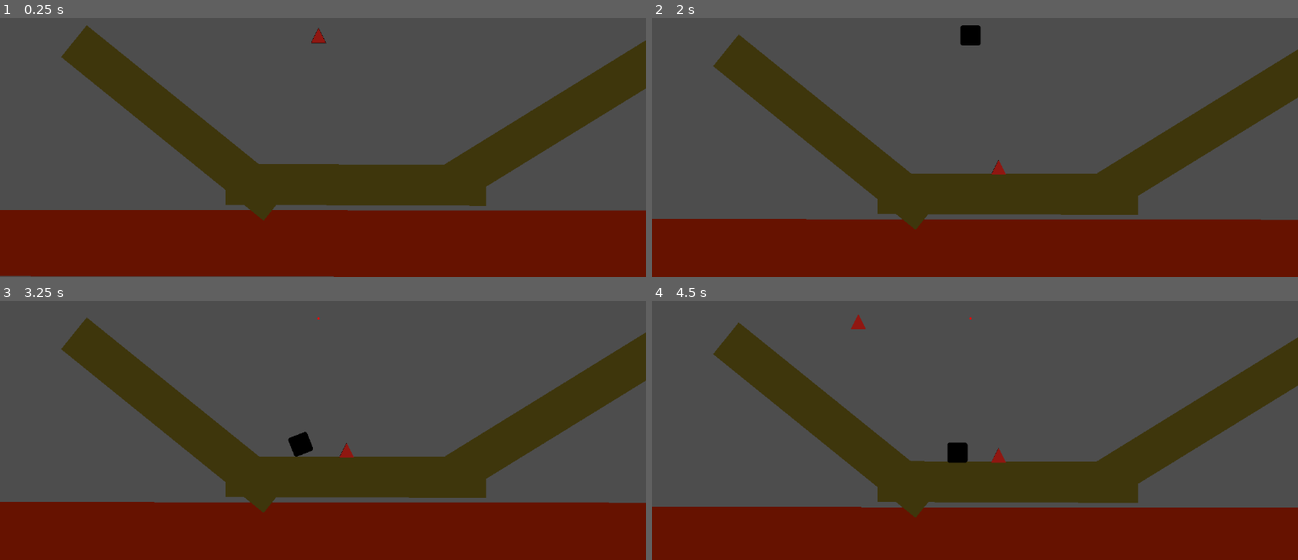
Above: before the commit, frames 1-4 (two rows, left to right).
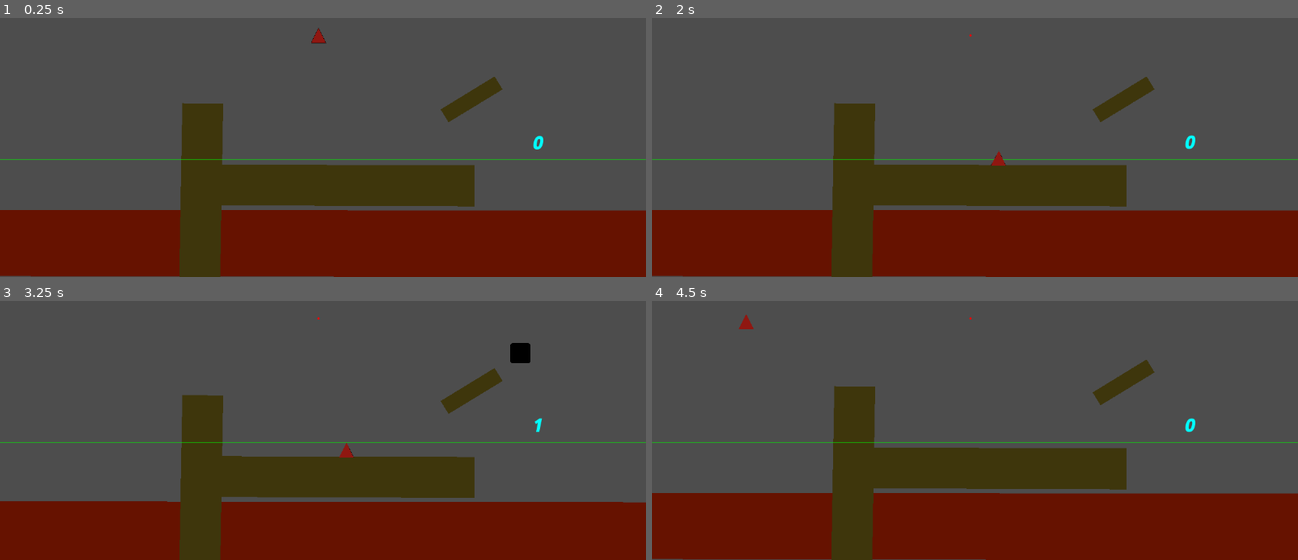
Above: after the commit, the same moments.

Repository: CodyI20/stacking-boxes
Game: Godot game, scene res://Scenes/game.tscn
Two runs of this game, one before a commit and one after it. Both use one fixed random seed, a clock stepped at 60 frames per second and the inputs below. The project has no main scene, so this scene is started directly. The engine's default icon, where the game draws it, is replaced by a stand-in: a white triangle on a blue panel in a dark square.
Inputs:
- Up to frame 1 (0.25 s): no input
- Up to frame 2 (2 s): tap Enter at 0.5 s; hold D (Right) 0.53-1.28 s; tap Space (Space) at 0.6, 1.35 s; hold A (Left) from 1.28 s (still down)
- Up to frame 3 (3.25 s): release A (Left) at 2.03 s; hold D (Right) from 2.03 s (still down); tap Space (Space) at 2.1, 2.85 s
- Up to frame 4 (4.5 s): release D (Right) at 3.53 s; hold A (Left) from 3.53 s (still down); tap Space (Space) at 3.6, 4.35 s

The runs differ from the first frame. In frame 1, 13% of the frame differs, in the area x 0-100%, y 2-100%; in frame 2, 18%; in frame 3, 14%; in frame 4, 20%, in the area x 0-100%, y 5-100%.

Commit message:
Polishing
 - Added a line render to show the raycast (height line)
 - Added a canvas layer, a rich label and a script connected to it for displaying the current score ( located in the MatchData.gd)
 - Created a proper level layout

Diff:
--- a/GDScripts/Global/Events.gd
+++ b/GDScripts/Global/Events.gd
@@ -5,3 +5,9 @@
 signal object_hit_safe_ground(object: Node2D)
 signal object_left_safe_ground_early(object: Node2D)
 signal object_frozen(object: Node2D)
+
+# RAYCAST
+signal raycast_position_update
+
+# SCENE
+signal scene_reset
--- a/GDScripts/Global/MatchData.gd
+++ b/GDScripts/Global/MatchData.gd
@@ -3,9 +3,13 @@
 var current_score := 0
 
 func _ready() -> void:
-	Events.object_frozen.connect(increment_current_score)
+	Events.raycast_position_update.connect(increment_current_score)
+	Events.scene_reset.connect(reset_score)
 
-
-func increment_current_score(object: Node2D) -> void:
+func increment_current_score() -> void:
 	current_score += 1
 	print_debug("The new score is: ", current_score)
+
+func reset_score() -> void:
+	current_score = 0
+	print_debug("The score has been reset!")
--- a/GDScripts/floor.gd
+++ b/GDScripts/floor.gd
@@ -2,4 +2,5 @@
 
 # The collision mask of this area2D is set to "Rigidbodies", therefore no additional check logic, such as " if collision_layer == ?? ", is required here
 func _on_body_entered(body: Node2D) -> void:
+	Events.scene_reset.emit()
 	get_tree().call_deferred("reload_current_scene")
--- a/GDScripts/ray_cast_2d.gd
+++ b/GDScripts/ray_cast_2d.gd
@@ -5,10 +5,14 @@
 func _ready() -> void:
 	Events.object_frozen.connect(update_position)
 
+func _process(delta: float) -> void:
+	queue_redraw()
+
 func update_position(object: Node2D) -> void:
 	var highest_point = highest_sprite_point(object)
 
 	if global_position.y > highest_point:
+		Events.raycast_position_update.emit()
 		global_position.y = highest_point
 
 
@@ -38,3 +42,6 @@
 			highest_corner_y = world_corner.y
 
 	return highest_corner_y
+
+func _draw() -> void:
+	draw_line(Vector2(global_position.x, 0), target_position, Color.GREEN)
--- a/Scenes/game.tscn
+++ b/Scenes/game.tscn
@@ -1,9 +1,10 @@
-[gd_scene load_steps=6 format=3 uid="uid://c1ghchp5wgott"]
+[gd_scene load_steps=7 format=3 uid="uid://c1ghchp5wgott"]
 
 [ext_resource type="Script" path="res://GDScripts/floor.gd" id="1_lypt3"]
 [ext_resource type="PackedScene" uid="uid://b2u382a5oyxvh" path="res://Scenes/table.tscn" id="2_rpkw3"]
 [ext_resource type="Script" path="res://GDScripts/stackable_object_spawner.gd" id="3_gklty"]
 [ext_resource type="Script" path="res://GDScripts/ray_cast_2d.gd" id="4_mw6q6"]
+[ext_resource type="Script" path="res://Scenes/score_text.gd" id="5_5j15g"]
 
 [sub_resource type="RectangleShape2D" id="RectangleShape2D_cay3g"]
 size = Vector2(1611, 138)
@@ -26,17 +27,18 @@
 shape = SubResource("RectangleShape2D_cay3g")
 
 [node name="TABLE" parent="." instance=ExtResource("2_rpkw3")]
-position = Vector2(401, 447)
+position = Vector2(380, 448)
 collision_mask = 2
 
 [node name="TABLE2" parent="." instance=ExtResource("2_rpkw3")]
-position = Vector2(152, 198)
-rotation = 0.677606
+position = Vector2(395, 337)
+rotation = 1.58504
 collision_mask = 2
 
 [node name="TABLE3" parent="." instance=ExtResource("2_rpkw3")]
-position = Vector2(782, 454)
-rotation = -0.556592
+position = Vector2(785, 348)
+rotation = -0.554126
+scale = Vector2(0.0740623, 0.218966)
 
 [node name="RayCast2D" type="RayCast2D" parent="."]
 position = Vector2(1419, 437)
@@ -51,6 +53,25 @@
 position = Vector2(-852, -222)
 script = ExtResource("3_gklty")
 
+[node name="CanvasLayer" type="CanvasLayer" parent="RayCast2D"]
+follow_viewport_scale = 0.001
+
+[node name="RichTextLabel" type="RichTextLabel" parent="RayCast2D/CanvasLayer"]
+anchors_preset = -1
+anchor_left = 0.905
+anchor_top = 0.644
+anchor_right = 0.905
+anchor_bottom = 0.644
+offset_left = -102.56
+offset_top = -11.312
+offset_right = 101.44
+offset_bottom = 11.688
+grow_horizontal = 0
+grow_vertical = 0
+bbcode_enabled = true
+fit_content = true
+script = ExtResource("5_5j15g")
+
 [node name="SpawnedObjectsContainer" type="Node2D" parent="."]
 
 [connection signal="body_entered" from="FLOOR" to="FLOOR" method="_on_body_entered"]
--- /dev/null
+++ b/Scenes/score_text.gd
@@ -0,0 +1,10 @@
+extends RichTextLabel
+
+
+# Called when the node enters the scene tree for the first time.
+func _ready() -> void:
+	update_text()
+	Events.raycast_position_update.connect(update_text)
+
+func update_text() -> void:
+	text = "[b][font_size=30][color=CYAN][i][wave amp=0.5] %s" % MatchData.current_score
